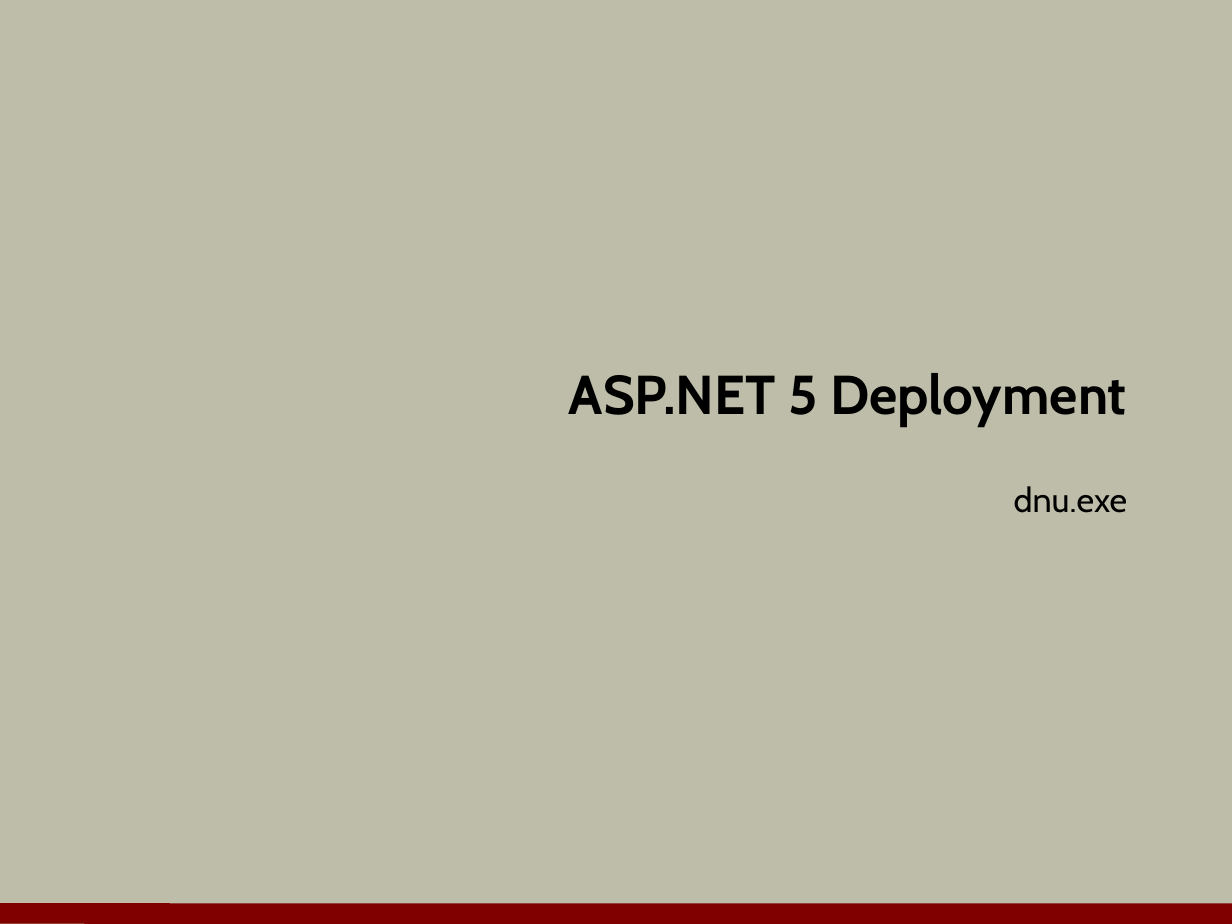
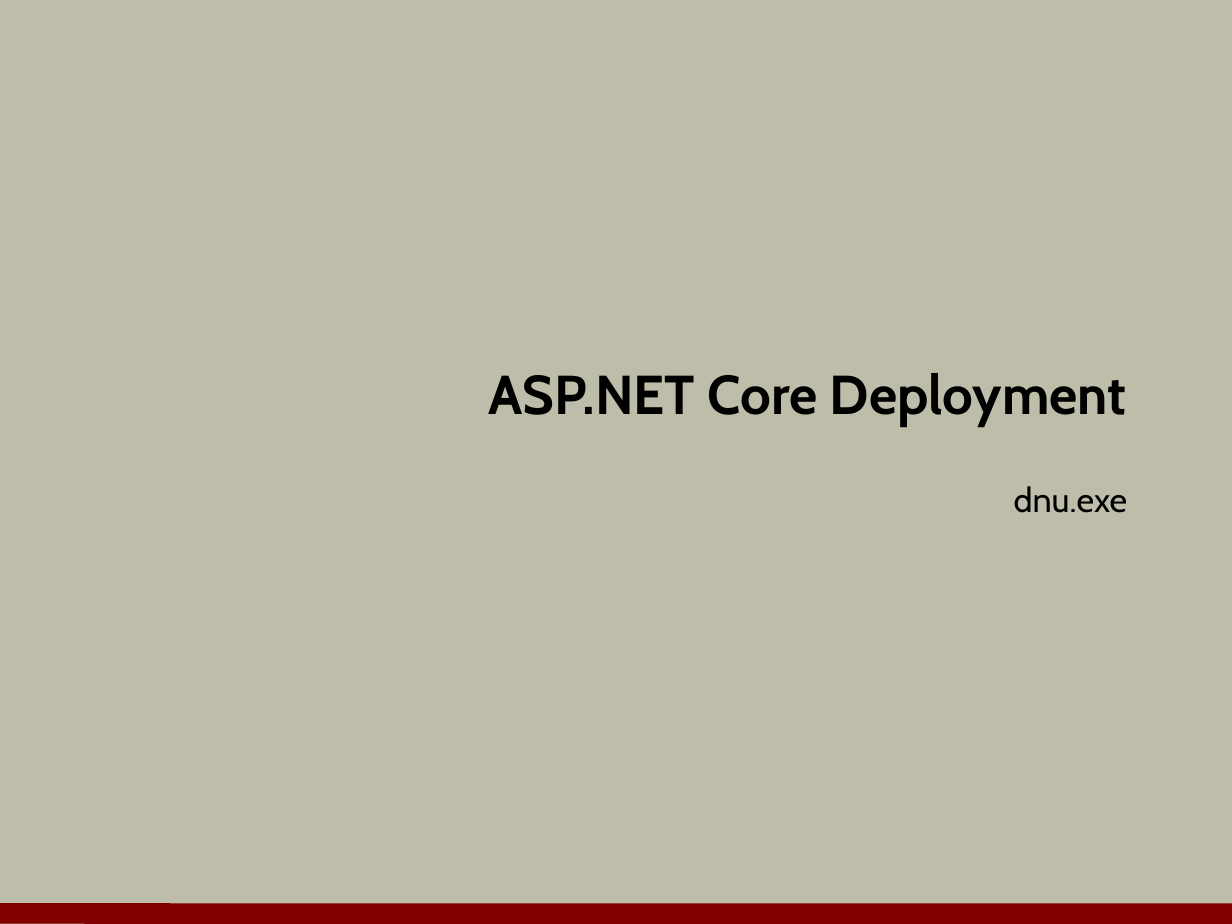
Before and after one commit to OdeToCode/classes, a slide deck: slide 1 of aspnet5/slides/08_Deployment.pptx. Drawn at 1232x924 pixels with LibreOffice and Linux fonts; fonts in the diff are those of the drawing; background and template pictures are left out. Boxes give left, top, right and bottom in pixels: in the first picture for what was removed or moved away, otherwise in the second. Text is boxed around its words. In the diff, an @@ line names an element or a change of style, - is before the commit and + after.

```diff
--- a/aspnet5/slides/08_Deployment.pptx
+++ b/aspnet5/slides/08_Deployment.pptx
@@ title at box(488, 373, 1127, 426): text changed @@
-ASP.NET 5 Deployment
+ASP.NET Core Deployment
```
Also in this commit, not shown: 2 other files.
